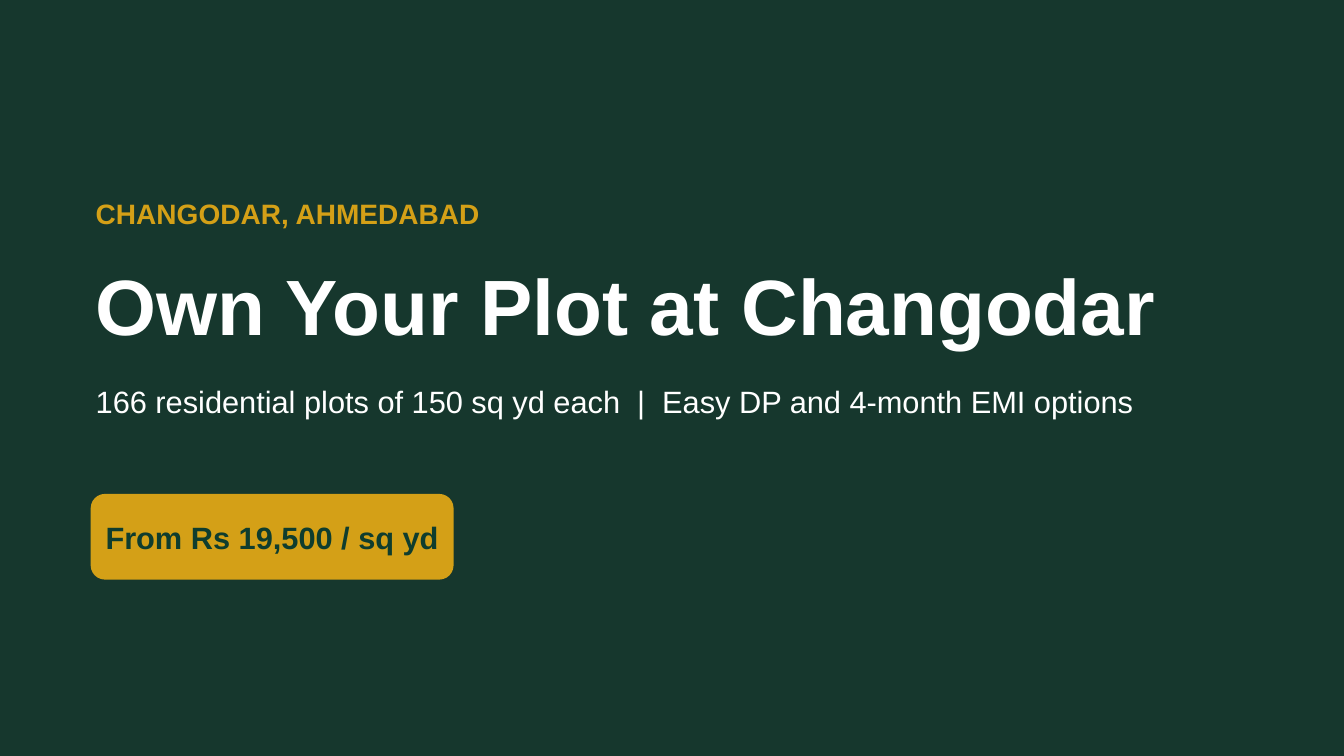
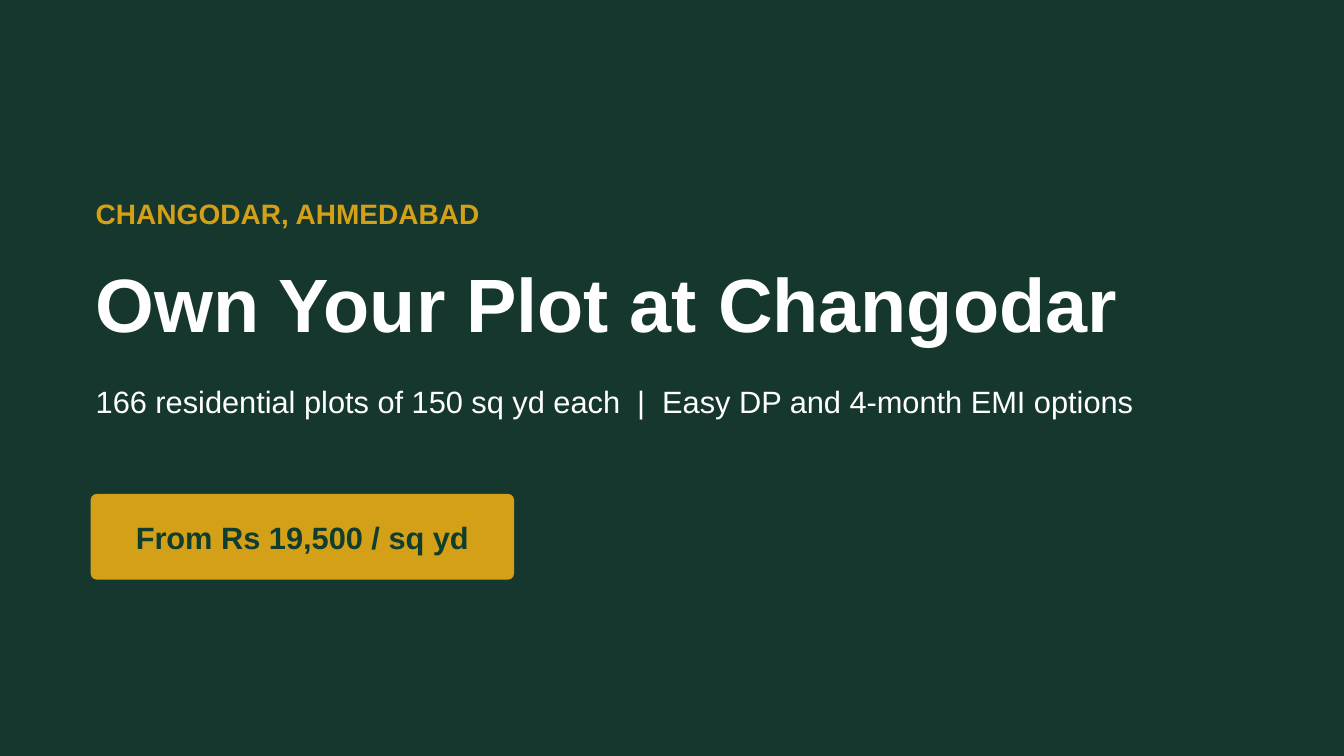
Before and after one commit to ashishhanda1/Changodar_plotting, a slide deck: slide 1 of output/Changodar_Plots_Marketing.pptx. Drawn at 1344x756 pixels with LibreOffice and Linux fonts; fonts in the diff are those of the drawing; background and template pictures are left out; a plain dark background stands for a picture behind light text. Boxes give left, top, right and bottom in pixels: in the first picture for what was removed or moved away, otherwise in the second. Text is boxed around its words. In the diff, an @@ line names an element or a change of style, - is before the commit and + after.

```diff
--- a/output/Changodar_Plots_Marketing.pptx
+++ b/output/Changodar_Plots_Marketing.pptx
@@ text "Own Your Plot at Changodar" at (x1=96, y1=277, x2=1117, y2=346): size 56 to 54 pt @@
@@ text "From Rs 19,500 / sq ..." moved from (x1=106, y1=526, x2=439, y2=554) to (x1=136, y1=526, x2=469, y2=554) @@
@@ rounded rectangle resized from (x1=91, y1=494, x2=454, y2=580) to (x1=91, y1=494, x2=514, y2=580) @@
@@ rounded rectangle at (x1=91, y1=494, x2=514, y2=580): proportions changed @@
```
Also in this commit, not shown: 9 other slides changed, 42 other files.
